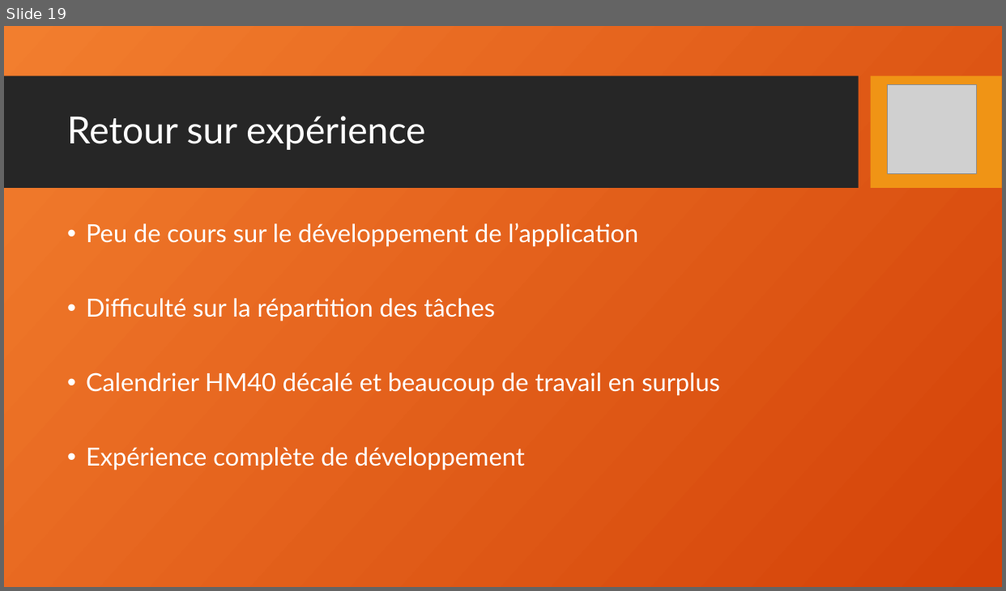
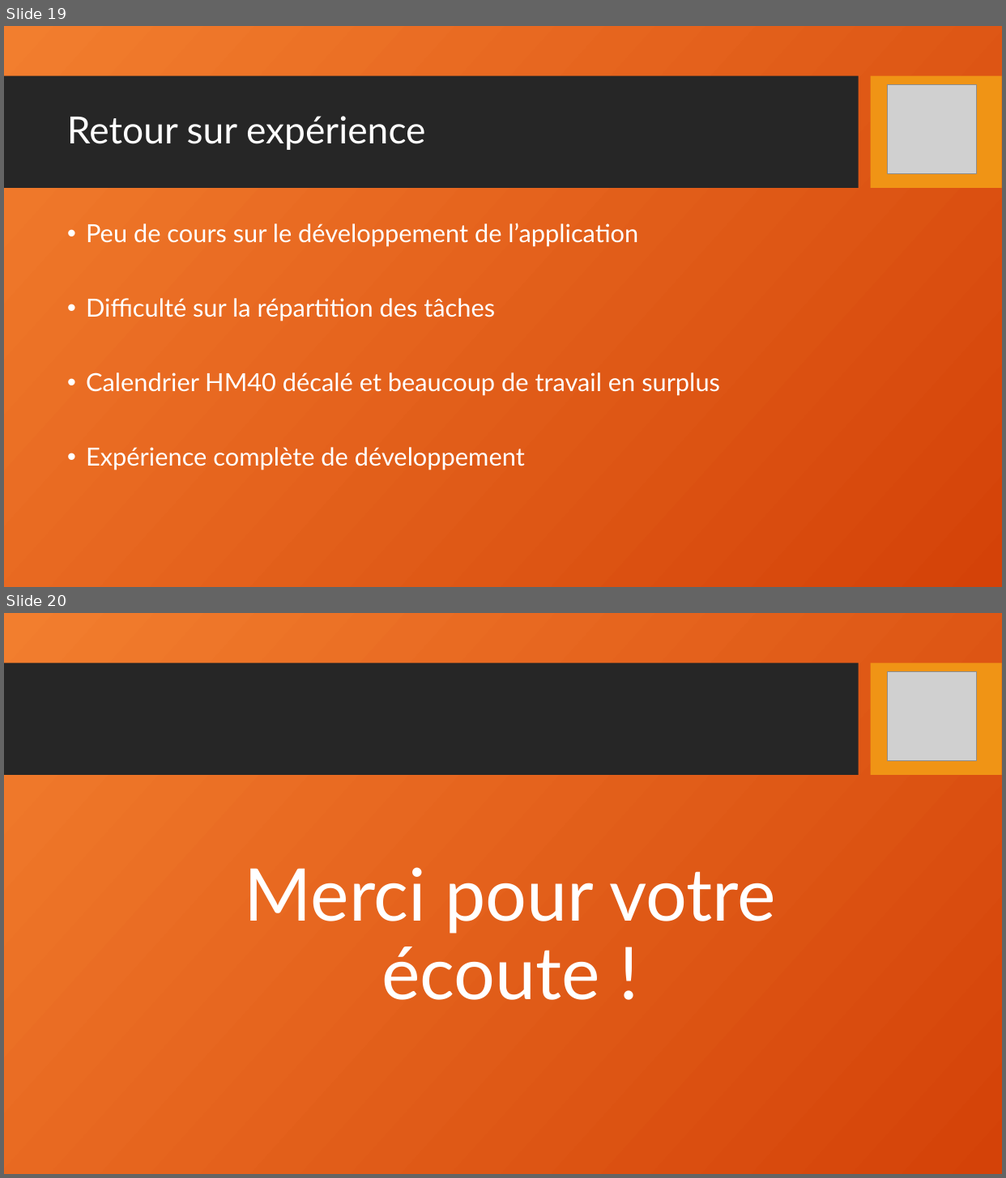
Before and after one commit to gxfab/SY43_P2022, a slide deck: SY43-Presentation-Lafo-cheuse.odp. Shown one above the other, each under a label of ours: slide 19 before the commit, slides 19 and 20 after it. The pictures are 1006x591 and 1006x1178 pixels, drawn with LibreOffice and Linux fonts; fonts in the diff are those of the drawing; grey boxes stand for pictures; background and template pictures are left out. Boxes give left, top, right and bottom in pixels: in the first picture for what was removed or moved away, otherwise in the second. Text is boxed around its words. In the diff, an @@ line names an element or a change of style, - is before the commit and + after.

Commit message:
Added an ending slide

```diff
--- a/SY43-Presentation-Lafo-cheuse.odp
+++ b/SY43-Presentation-Lafo-cheuse.odp
@@ slide 20 added at (x1=4, y1=613, x2=1002, y2=1174), background picture (left out); not listed: 2 template elements that a slide beside it also shows @@
@@ picture added at (x1=889, y1=672, x2=978, y2=761) @@
@@ title added at (x1=245, y1=867, x2=776, y2=1000), 70 pt, text #FFFFFF @@
+Merci pour votre écoute !
```
